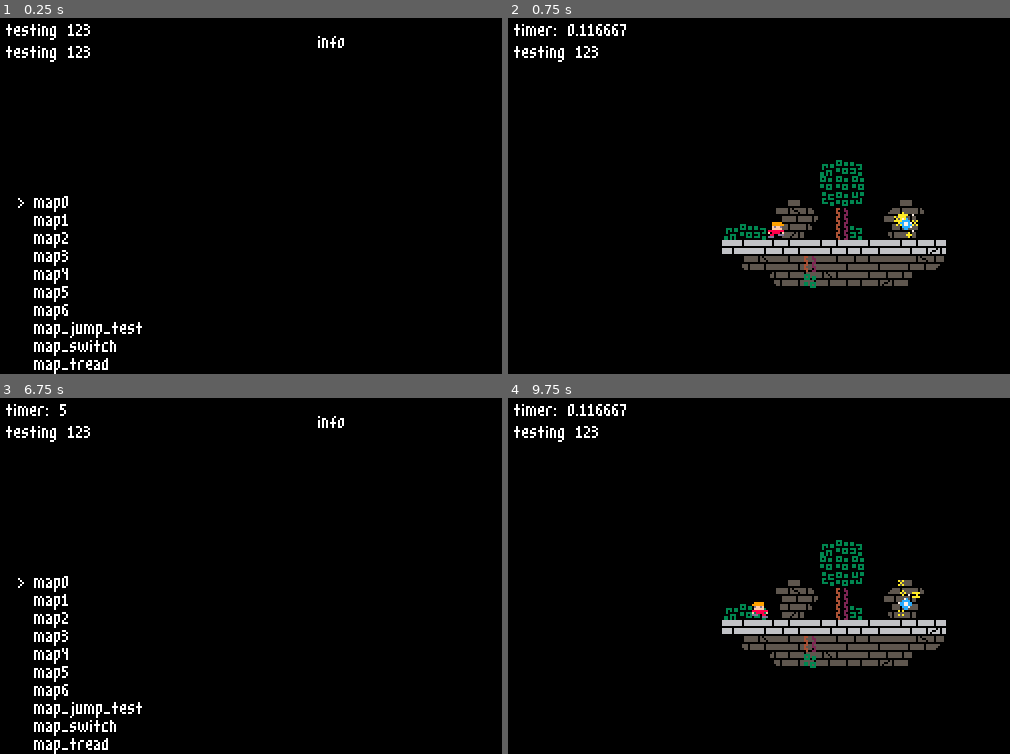
Above: before the commit, frames 1-4 (two rows, left to right).
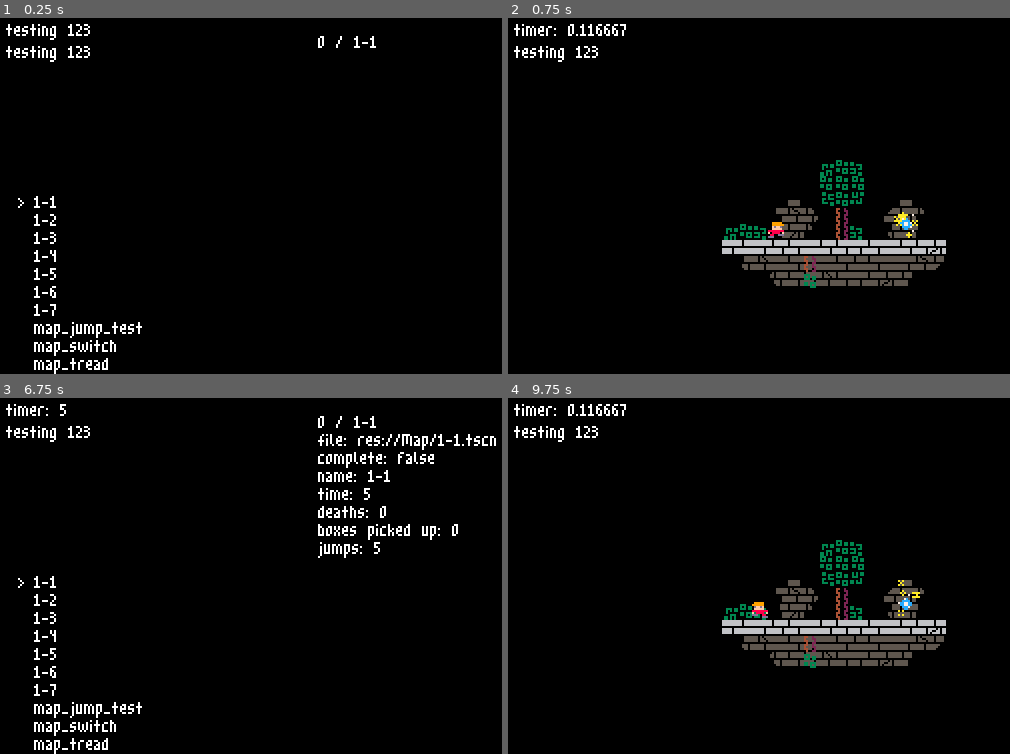
Above: after the commit, the same moments.

Repository: HarmonyHoney/tiny_crate
Game: Godot game, scene res://Scene/select.tscn
The game is run twice, just before and just after one commit, with the same random seed, the same clock (stepped at 60 frames per second) and the same inputs.
Inputs (mouse positions are in pixels of both pictures, inside the frame that each line leads up to):
- Up to frame 1 (0.25 s): no input
- Up to frame 2 (0.75 s): tap Enter at 0.5 s; move the mouse to (964, 174) at 0.52 s; hold Right (right) from 0.53 s (still down); tap X (action) at 0.6 s; click (964, 174) at 0.67 s
- Up to frame 3 (6.75 s): tap Z (jump) at 0.77, 0.8, 1.07, 2.3, 3.6, 3.77, 4.07, 5.3 s; release Right (right) at 1.25 s; drag from (185, 590) to (286, 647) at 1.27 s; move the mouse to (381, 494) at 2.02 s; hold Left (left) 2.03-2.75 s; tap X (action) at 2.1, 5.1, 6.6 s; drag from (286, 647) to (125, 519) at 2.77 s; move the mouse to (outside the picture) at 3.52 s; hold Right (right) 3.53-4.25 s; drag from (125, 519) to (220, 483) at 4.27 s; move the mouse to (346, 572) at 5.02 s; hold Right (right) 5.03-5.75 s; click (346, 572) at 5.17 s; drag from (220, 483) to (185, 590) at 5.77 s; move the mouse to (456, 554) at 6.52 s; hold Left (left) from 6.53 s (still down)
- Up to frame 4 (9.75 s): tap Z (jump) at 6.77, 6.8, 7.07, 8.1 s; release Left (left) at 7.25 s; tap Space at 7.25, 8.75 s; drag from (693, 590) to (794, 647) at 7.27 s; tap Enter at 8, 9.5 s; move the mouse to (889, 494) at 8.02 s; hold Right (right) 8.03-8.75 s; drag from (794, 647) to (633, 519) at 8.77 s; move the mouse to (outside the picture) at 9.52 s; hold Left (left) from 9.53 s (still down); tap X (action) at 9.6 s; click (outside the picture) at 9.67 s

The runs differ from the first frame. In frame 1, 0.9% of the frame differs, in the area x 6-75%, y 5-85%; in frame 2, nothing differs; in frame 3, 2.5%, in the area x 6-99%, y 5-85%; in frame 4, nothing differs.
Error in both runs: Invalid get index 'position' (on base: 'previously freed instance'). (res://Script/Stage/GameCamera.gd:31)

Commit message:
more messy work, stage save data WIP

Diff:
--- a/Scene/MonitorScene.tscn
+++ b/Scene/MonitorScene.tscn
@@ -1,8 +1,9 @@
 [gd_scene load_steps=11 format=2]
 
-[ext_resource path="res://Map/map5.tscn" type="PackedScene" id=1]
+[ext_resource path="res://Map/1-6.tscn" type="PackedScene" id=1]
 [ext_resource path="res://DefaultMaterial.material" type="Material" id=2]
 [ext_resource path="res://Material.material" type="Material" id=3]
+
 
 
 
--- a/Scene/select.tscn
+++ b/Scene/select.tscn
@@ -6,13 +6,13 @@
 [node name="Node2D" type="Node2D"]
 position = Vector2( 1, 1 )
 script = ExtResource( 2 )
-map_list = "map0
-map1
-map2
-map3
-map4
-map5
-map6
+map_list = "1-1
+1-2
+1-3
+1-4
+1-5
+1-6
+1-7
 map_jump_test
 map_switch
 map_tread
@@ -46,6 +46,9 @@
 custom_fonts/normal_font = ExtResource( 1 )
 text = "info"
 scroll_active = false
+__meta__ = {
+"_edit_use_anchors_": false
+}
 
 [node name="Cursor" type="Label" parent="Control"]
 margin_left = 10.0
--- a/Script/Actor/Player.gd
+++ b/Script/Actor/Player.gd
@@ -136,6 +136,7 @@
 			node_anim.play("box_jump")
 		else:
 			node_anim.play("jump")
+		Shared.stage.metric_jump += 1
 
 	# jump height
 	if is_jump:
@@ -219,6 +220,8 @@
 			pickup_box.is_moving = false
 			pickup_box.is_solid = false
 			pickup_start = pickup_box.position
+
+			Shared.stage.metric_pickup += 1
 		break
 
 # ox, oy = offset x and y
@@ -244,7 +247,8 @@
 	Shared.start_reset()
 	queue_free()
 	dev.out(name + " died")
-	Shared.death()
+	Shared.stage.death()
+	#Shared.death()
 
 func win():
 	# explosion
--- a/Script/AutoLoad/Shared.gd
+++ b/Script/AutoLoad/Shared.gd
@@ -14,7 +14,7 @@
 var _window_scale := 1.0
 var map_name := "hub"
 var hub_pos := Vector2(-16, -16)
-var death_count := 0
+#var death_count := 0
 
 var stage_data := []
 var save_file := "box.save"
@@ -65,31 +65,35 @@
 		dev.out("loading scene: " + "res://Map/" + map_name + ".tscn")
 		get_tree().change_scene("res://Map/" + map_name + ".tscn")
 
-func death():
-	death_count += 1
-	HUD.node_death.text = "deaths: " + str(death_count)
+#func death():
+#	death_count += 1
+#	HUD.node_death.text = "deaths: " + str(death_count)
 
 func win():
 	if stage:
 		stage.stop_timer()
 
 		var new_data = {
+			"file": stage.filename,
 			"name": stage.stage_name,
+			"complete": stage.is_complete,
 			"time": stage.timer,
-			"death": death_count,
-			"file": stage.filename,
+			"death": stage.metric_death,
+			"jump": stage.metric_jump,
+			"pickup": stage.metric_pickup,
 		}
 
 		for i in stage_data:
-			if i["name"] == new_data["name"]:
+			if i["file"] == new_data["file"]:
 				stage_data.erase(i)
+				break
 		stage_data.append(new_data)
 
 	save_data(save_file, JSON.print(stage_data, "\t"))
-	dev.out("(box.save)")
-	dev.out(load_data(save_file))
+	#dev.out("(box.save)")
+	#dev.out(load_data(save_file))
 
-	death_count = 0
+	#death_count = 0
 
 func save_data(save_file,  arg):
 	var file = File.new()
--- a/Script/MapSelect.gd
+++ b/Script/MapSelect.gd
@@ -19,21 +19,32 @@
 	maps.append_array(map_list.split("\n", false))
 	label_list.text = map_list
 
+	scroll()
 
 func _process(delta):
 	var btny = btn.p("down") - btn.p("up")
 	if btny:
-		cursor = clamp(cursor + btny, 0, maps.size() - 1)
-		label_list.rect_position.y = 90 - (cursor * line_height)
-		label_info.text = str(cursor) + " / " + maps[cursor] + "\n"
-
-		for i in Shared.stage_data:
-			if i.has("file") and i.file == "res://Map/" + maps[cursor] + ".tscn":
-				label_info.text += "name: " + str(i.name) + "\n"
-				label_info.text += "file: " + str(i.file) + "\n"
-				label_info.text += "time: " + str(i.time) + "\n"
-				label_info.text += "deaths: " + str(i.death) + "\n"
-				break
+		scroll(btny)
 
 	if btn.p("action"):
+		Shared.map_name = maps[cursor]
 		get_tree().change_scene("res://Map/" + maps[cursor] + ".tscn")
+
+
+func scroll(arg = 0):
+	cursor = clamp(cursor + arg, 0, maps.size() - 1)
+	label_list.rect_position.y = 90 - (cursor * line_height)
+	label_info.text = str(cursor) + " / " + maps[cursor] + "\n"
+
+	for i in Shared.stage_data:
+		if i.has("file") and i.file == "res://Map/" + maps[cursor] + ".tscn":
+			label_info.text += "file: " + str(i.file) + "\n"
+			if i.has("complete"):
+				label_info.text += "complete: " + str(i.complete) + "\n"
+			label_info.text += "name: " + str(i.name) + "\n"
+			label_info.text += "time: " + str(i.time) + "\n"
+			label_info.text += "deaths: " + str(i.death) + "\n"
+			if i.has("pickup") and i.has("jump"):
+				label_info.text += "boxes picked up: " + str(i.pickup) + "\n"
+				label_info.text += "jumps: " + str(i.jump) + "\n"
+			break
--- a/Script/Stage/Stage.gd
+++ b/Script/Stage/Stage.gd
@@ -5,9 +5,19 @@
 
 var timer := 0.0
 var is_timer = true
+var metric_pickup := 0
+var metric_jump := 0
+var metric_death := 0
+var is_complete = false
 
 func _ready():
 	Shared.stage = self
+
+
+	for i in Shared.stage_data:
+		if i.file == filename:
+			if i.has("death"):
+				metric_death = i.death
 
 func _process(delta):
 	if is_timer:
@@ -16,3 +26,8 @@
 
 func stop_timer():
 	is_timer = false
+
+func death():
+	metric_death += 1
+	Shared.save_file
+	pass
Renamed: Map/map0.tscn -> Map/1-1.tscn
Renamed: Map/map1.tscn -> Map/1-2.tscn
Renamed: Map/map2.tscn -> Map/1-3.tscn
Renamed: Map/map3.tscn -> Map/1-4.tscn
Renamed: Map/map4.tscn -> Map/1-5.tscn
Renamed: Map/map5.tscn -> Map/1-6.tscn
Renamed: Map/map6.tscn -> Map/1-7.tscn
